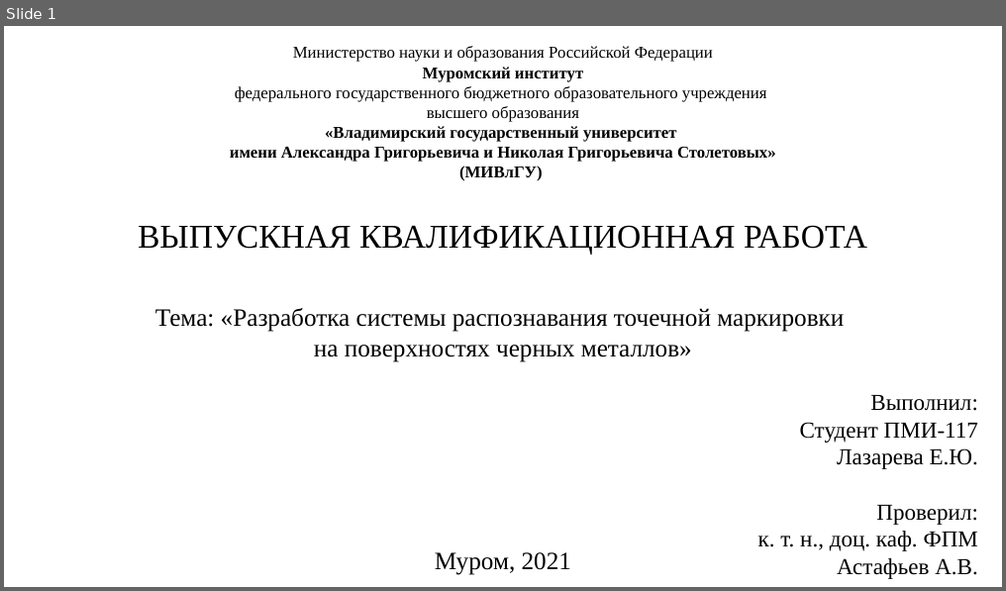
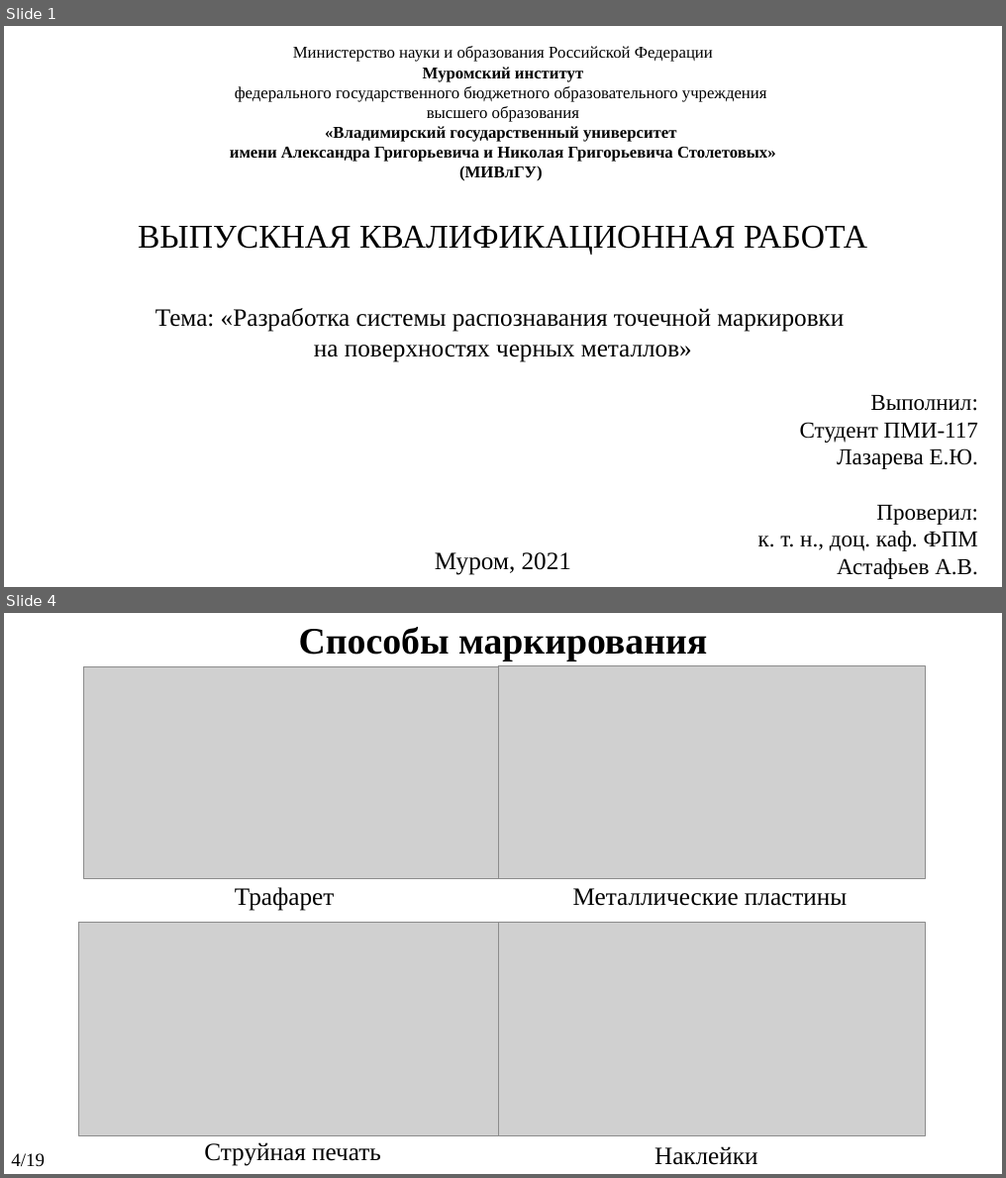
Before and after one commit to KanVull/Recognistion, a slide deck: ПЗ и Презентации/Презентация на ВКР.pptx. Shown one above the other, each under a label of ours: slide 1 before the commit, slides 1 and 4 after it; the slides between them are not shown. The pictures are 1006x591 and 1006x1178 pixels, drawn with LibreOffice and Linux fonts; fonts in the diff are those of the drawing; grey boxes stand for pictures. Boxes give left, top, right and bottom in pixels: in the first picture for what was removed or moved away, otherwise in the second. Text is boxed around its words. In the diff, an @@ line names an element or a change of style, - is before the commit and + after.

```diff
--- a/ПЗ и Презентации/Презентация на ВКР.pptx
+++ b/ПЗ и Презентации/Презентация на ВКР.pptx
@@ slide 4 added at <box>4,613,1002,1174</box>, background #FFFFFF @@
@@ text added at <box>299,627,707,662</box>, 36 pt, text #000000, bold @@
+Способы маркирования
@@ picture added at <box>83,666,526,878</box> @@
@@ picture added at <box>499,666,926,878</box> @@
@@ text added at <box>235,887,334,911</box>, 24 pt, text #000000 @@
+Трафарет
@@ text added at <box>573,888,846,906</box>, 24 pt, text #000000 @@
+Металлические пластины
@@ picture added at <box>79,922,521,1137</box> @@
@@ picture added at <box>499,922,926,1137</box> @@
@@ text added at <box>204,1143,381,1166</box>, 24 pt, text #000000 @@
+Струйная печать
@@ text added at <box>654,1147,758,1165</box>, 24 pt, text #000000 @@
+Наклейки
@@ text added at <box>11,1154,45,1167</box>, 18 pt, text #000000 @@
+4/19
```
Also in this commit, not shown: 3 slides changed, 14 other slides added, 4 slides removed, 12 other files.
